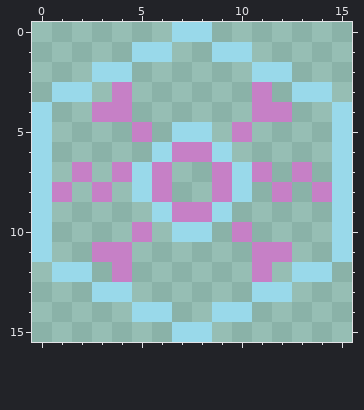
Pixel-art sprite, stored at PlanetBreakout2/assets/sprites/emp.png. The picture above was drawn from the file before the commit.
The file is 16x16 pixels.
The same view after the edit:
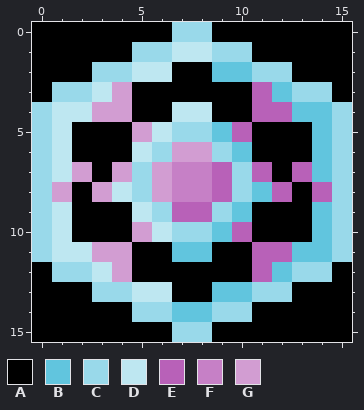
Palette (. is transparent): A #000000  B #61c5de  C #99d9ea  D #bee7f1  E #b861b8  F #c680c6  G #d29dd2
Edits made:
Changed rows in their new state; - is an unchanged pixel.
first column x 0:
 0 AAAAAAA--AAAAAAA
 1 AAAAA--DD--AAAAA
 2 AAA--DDAABB--AAA
 3 A--DGAAAAAAEB--A
 4 -DDGGAADDAAEEBB-
 5 -DAAAGD--BEAAAB-
 6 -DAAAD-GG-BAAAB-
 7 -DGAG-GFFE-EAEB-
 8 -GAGD-GFFE-BEAE-
 9 -DAAAD-EE-BAAAB-
10 -DAAAGD--BEAAAB-
11 -DDGGAABBAAEEBB-
12 A--DGAAAAAAEB--A
13 AAA--DDAABB--AAA
14 AAAAA--BB--AAAAA
15 AAAAAAA--AAAAAAA
Pixel boxes of the changes (left, top, right, bottom) in both pictures:
changed: (32, 22, 352, 342)
